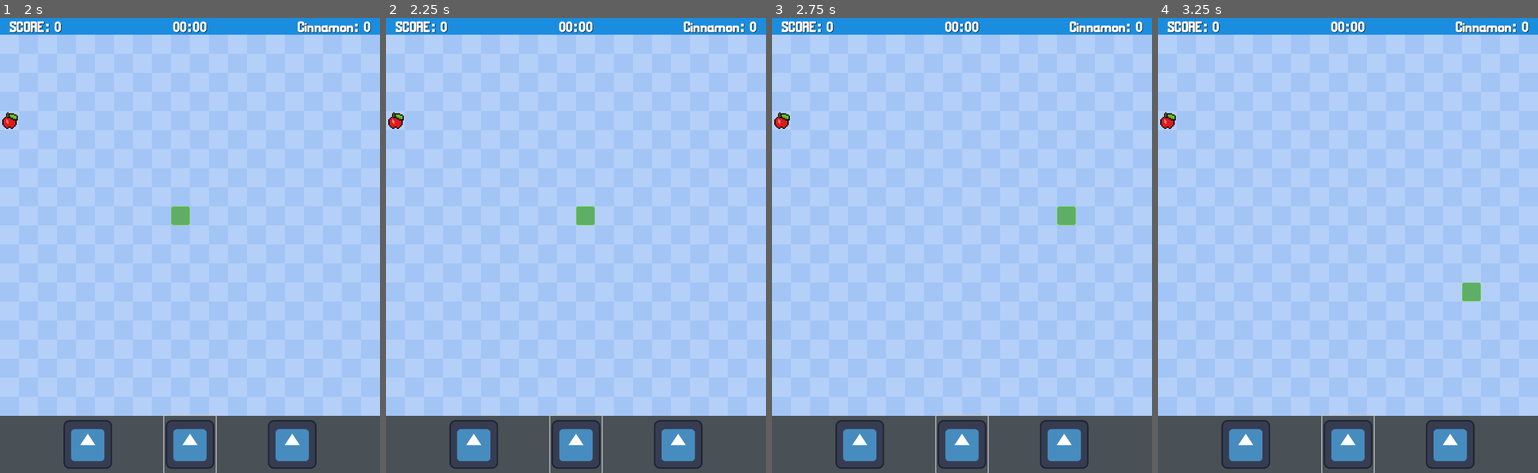
Above: before the commit, frames 1-4 (left to right).
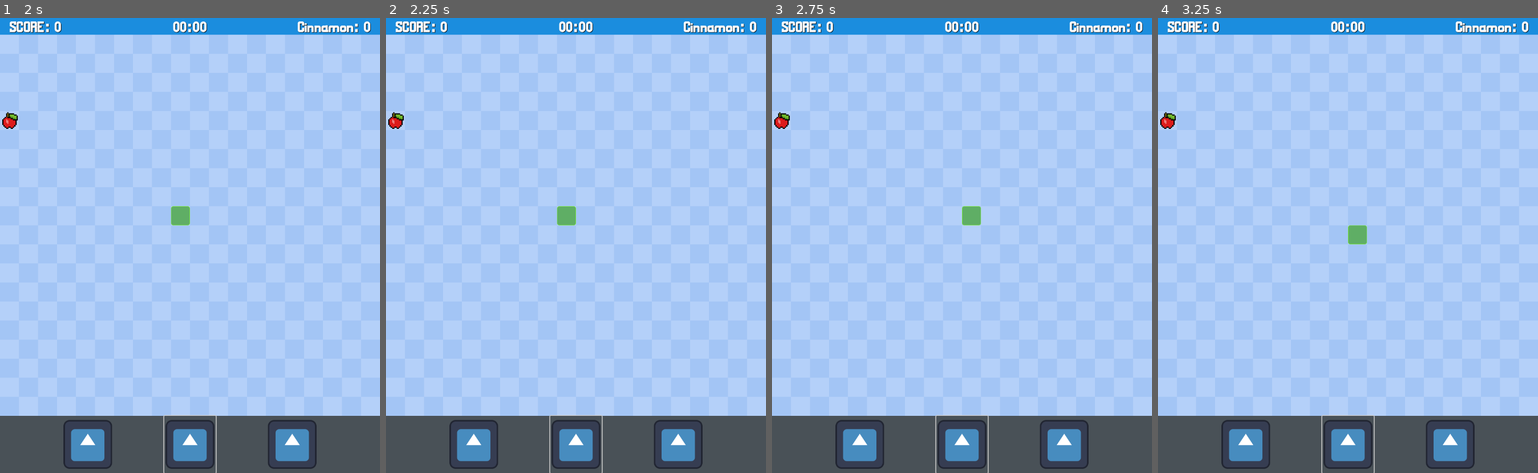
Above: after the commit, the same moments.

Repository: HerndonC/snake_game
Game: Godot game, scene res://MWM/mwm.tscn
Same seed, same stepped clock (60 frames per second), same inputs: the game is played once before the commit and once after it. The engine's default icon, where the game draws it, is replaced by a stand-in: a white triangle on a blue panel in a dark square.
Inputs (mouse positions are in pixels of both pictures, inside the frame that each line leads up to):
- Up to frame 1 (2 s): click (87, 445) at 0.5 s; click (190, 445) at 1.25 s
- Up to frame 2 (2.25 s): tap Enter at 2 s; hold D (move_right) from 2.03 s (still down)
- Up to frame 3 (2.75 s): keep holding D (move_right)
- Up to frame 4 (3.25 s): release D (move_right) at 2.78 s; hold S (move_down) from 2.78 s (still down)

Frame 1 is identical in both runs. In frame 2, 0.4% of the frame differs, in the area x 44-56%, y 41-46%; in frame 3, 0.4%, in the area x 50-81%, y 41-46%; in frame 4, 0.4%.

Commit message:
Saving changes before mac loses power to transfer to laptop

Diff:
--- a/MWM/mwm.gd
+++ b/MWM/mwm.gd
@@ -205,8 +205,13 @@
 		var file = FileAccess.open(save_path, FileAccess.READ)
 		var data = file.get_var()
 		if data:
-			level = data.level
-			currency = data.currency
+			for section in data.level:
+				for area in data.level[section]:
+					for key in data.level[section][area]:
+						level[section][area][key] = data.level[section][area][key]
+
+			for currency_type in data.currency:
+				currency[currency_type] = data.currency[currency_type]
 	else:
 		print("No data saved...")
 
--- a/over world/WurmGame/Desert/Desert.gd
+++ b/over world/WurmGame/Desert/Desert.gd
@@ -95,14 +95,12 @@
 
 func _on_move_timer_timeout() -> void:
 	can_move = true
-	#use the snakes previous position to move the segment
 	old_data = [] + snake_data
 	snake_data[0] += move_direction
 	for i in range(len(snake_data)):
 		#move all segments along by one
 		if i > 0:
 			snake_data[i] = old_data[i - 1]
-		snake[i].position = (snake_data[i] * cell_size) + Vector2(0, cell_size)
 
 	check_out_of_bounds()
 	check_in_wall()
@@ -110,26 +108,34 @@
 	check_cacti_eaten()
 	check_food_eaten()
 
+	update_snake_visual() #Update visuals after all position corrections
+
 func check_out_of_bounds():
 	if snake_data[0].x < 0 or snake_data[0].x > cells - 1 or snake_data[0].y < 0 or snake_data[0].y > cells - 1:
-		#if get_node("/root/MWM").level["wurm"]["desert"]["no_bounds"]:
-		#	end_game()
-		#else:
-			#if get_node("/root/MWM").level["wurm"]["desert"]["shift_position"]:
-			if snake_data[0].x < 0 or snake_data[0].x > cells - 1:
-				Vector2(0, 1)
-			elif snake_data[0].y < 0 or snake_data[0].y > cells - 1:
-				Vector2(1, 0)
+		if get_node("/root/MWM").level["wurm"]["desert"]["no_bounds"]:
+			if get_node("/root/MWM").level["wurm"]["desert"]["shift_position"]:
+				if snake_data[0].x < 0 or snake_data[0].x > cells - 1:
+					pass
+				elif snake_data[0].y < 0 or snake_data[0].y > cells - 1:
+					pass
 			else:
 				pass
 			if snake_data[0].x < 0:
 				snake_data[0].x = cells - 1
 			elif snake_data[0].x > cells - 1:
-				snake_data[0].x = - 1
-			elif snake_data[0].y < 0:
+				snake_data[0].x = 0
+
+			if snake_data[0].y < 0:
 				snake_data[0].y = cells - 1
 			elif snake_data[0].y > cells - 1:
-				snake_data[0].y = - 1
+				snake_data[0].y = 0
+		else:
+			end_game()
+
+
+func update_snake_visual():
+	for i in range(len(snake_data)):
+		snake[i].position = (snake_data[i] * cell_size) + Vector2(0, cell_size)
 
 func check_in_wall():
 	pass
@@ -137,7 +143,7 @@
 func check_self_eaten():
 	for i in range(1, len(snake_data)):
 		if snake_data[0] == snake_data[i]:
-			if get_node("/root/MWM").level["wurm"]["desert"]["cannibalize"]:
+			if not get_node("/root/MWM").level["wurm"]["desert"]["cannibalize"]:
 				pass
 			else:
 				end_game()
--- a/over world/WurmGame/Desert/Desert.tscn
+++ b/over world/WurmGame/Desert/Desert.tscn
@@ -19,7 +19,7 @@
 [node name="Hud" parent="." instance=ExtResource("4_a4ylm")]
 
 [node name="MoveTimer" type="Timer" parent="."]
-wait_time = 0.1
+wait_time = 0.5
 
 [node name="Food" type="Sprite2D" parent="."]
 texture = ExtResource("5_bruc1")
